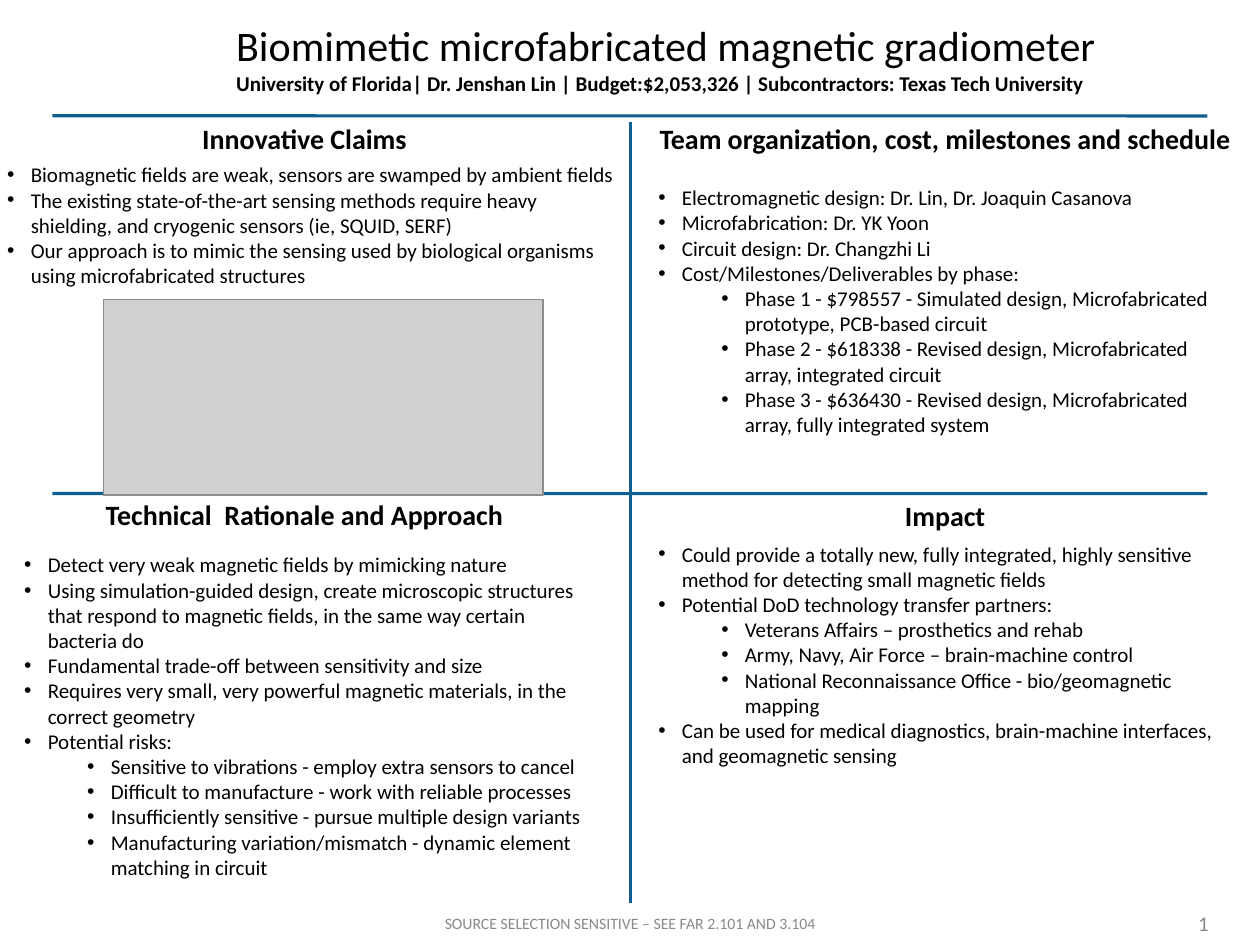
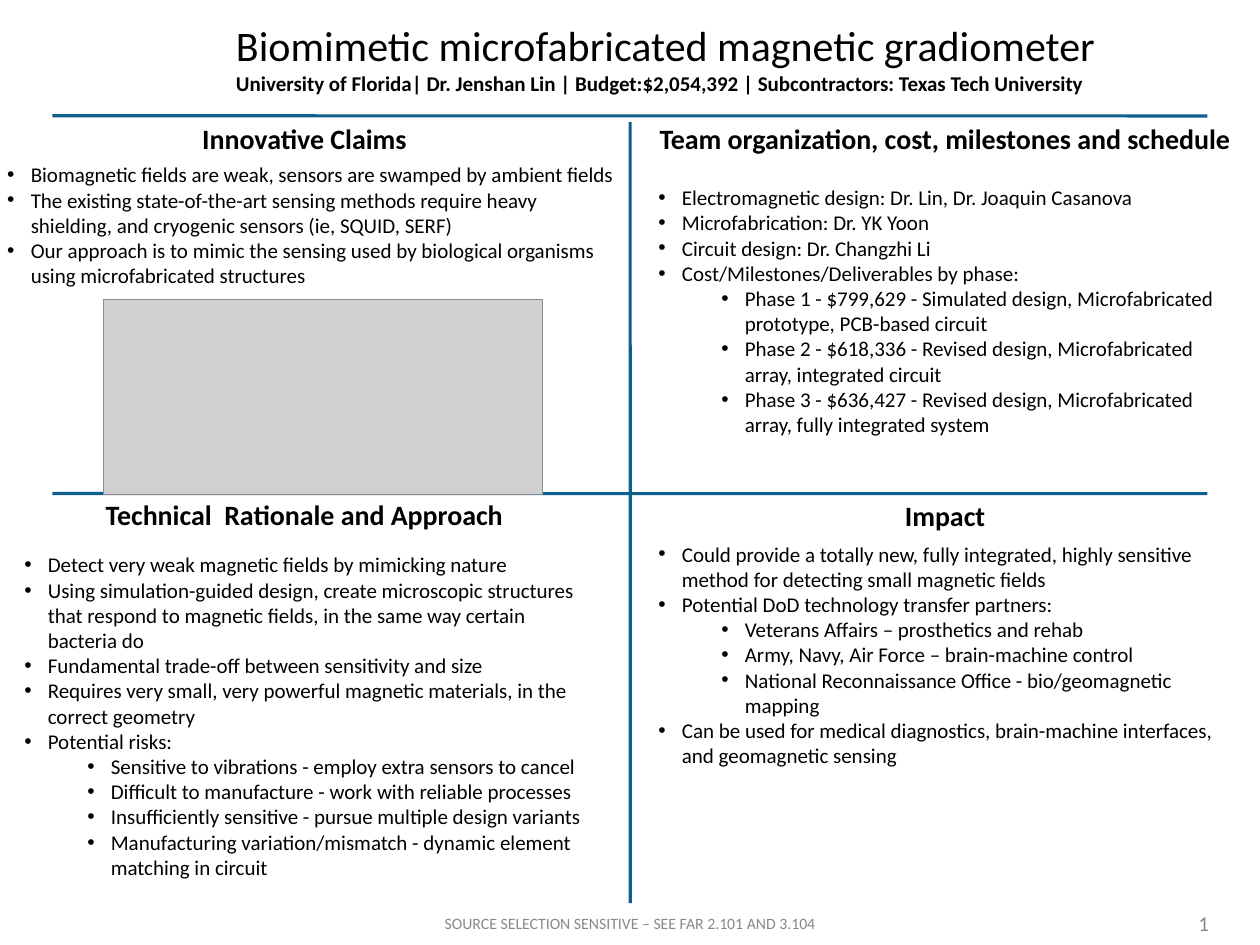
Before and after one commit to joaquincasanova/proposals, a slide deck: slide 1 of biomagnetometer/darpa/HR001117S0025_AMBIIENT_Lin.pptx. Drawn at 1260x945 pixels with LibreOffice and Linux fonts; fonts in the diff are those of the drawing; grey boxes stand for pictures; background and template pictures are left out. Boxes give left, top, right and bottom in pixels: in the first picture for what was removed or moved away, otherwise in the second. Text is boxed around its words. In the diff, an @@ line names an element or a change of style, - is before the commit and + after.

```diff
--- a/biomagnetometer/darpa/HR001117S0025_AMBIIENT_Lin.pptx
+++ b/biomagnetometer/darpa/HR001117S0025_AMBIIENT_Lin.pptx
@@ text at [236,31,1095,95]: text changed @@
-Biomimetic microfabricated magnetic gradiometer
-University of Florida| Dr. Jenshan Lin | Budget:$2,053,326 | Subcontractors: Texas Tech University
+Biomimetic microfabricated magnetic gradiometer
+University of Florida| Dr. Jenshan Lin | Budget:$2,054,392 | Subcontractors: Texas Tech University
@@ text at [745,291,1213,436]: text changed @@
-  • Phase 1 - $798557 - Simulated design, Microfabricated prototype, PCB-based circuit
-  • Phase 2 - $618338 - Revised design, Microfabricated array, integrated circuit
-  • Phase 3 - $636430 - Revised design, Microfabricated array, fully integrated system
+  • Phase 1 - $799,629 - Simulated design, Microfabricated prototype, PCB-based circuit
+  • Phase 2 - $618,336 - Revised design, Microfabricated array, integrated circuit
+  • Phase 3 - $636,427 - Revised design, Microfabricated array, fully integrated system
```
Also in this commit, not shown: 6 other files.
